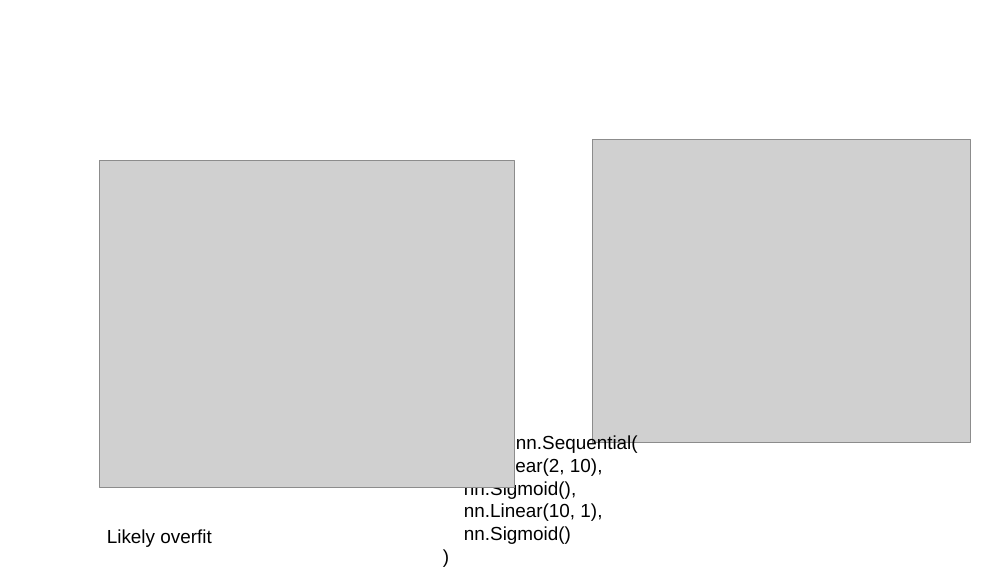
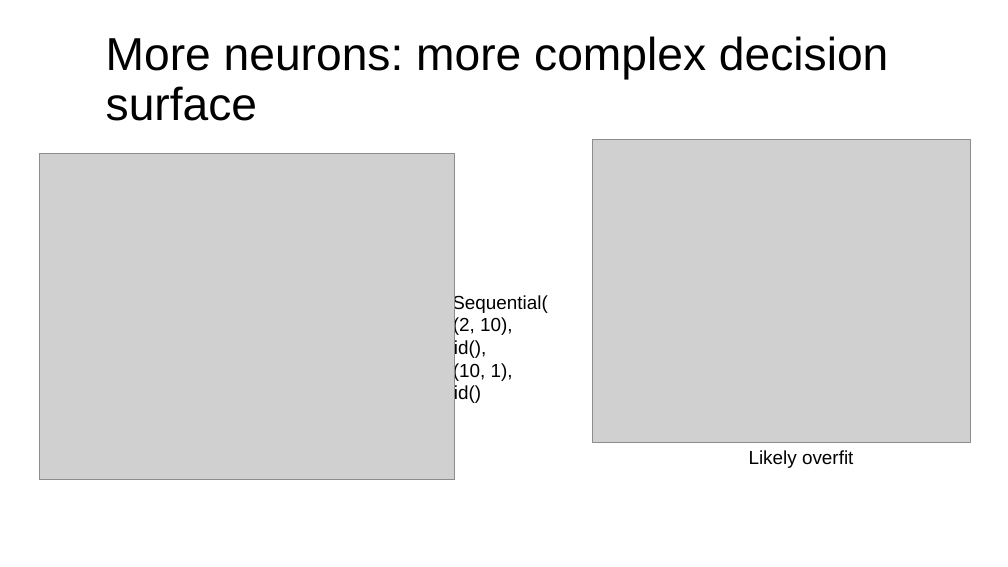
Before and after one commit to parrt/fundamentals-of-deep-learning, a slide deck: slide 21 of lectures/intro.pptx (slide 18 before the commit). Drawn at 1008x567 pixels with LibreOffice and Linux fonts; fonts in the diff are those of the drawing; grey boxes stand for pictures; background and template pictures are left out. Boxes give left, top, right and bottom in pixels: in the first picture for what was removed or moved away, otherwise in the second. Text is boxed around its words. In the diff, an @@ line names an element or a change of style, - is before the commit and + after.

```diff
--- a/lectures/intro.pptx
+++ b/lectures/intro.pptx
@@ title added at (106, 36, 888, 121), 44 pt, text #000000 @@
+More neurons: more complex decision surface
@@ picture: place and size @@
-picture at (100, 161, 515, 488)
+picture at (40, 154, 455, 480)
@@ text "model = nn.Sequential(": place and size @@
-text "model = nn.Sequential(" at (464, 435, 638, 544)
+text "model = nn.Sequential(" at (374, 294, 548, 404)
@@ text "Likely overfit": place and size @@
-text "Likely overfit" at (107, 529, 211, 547)
+text "Likely overfit" at (749, 450, 853, 468)
```
Also in this commit, not shown: 12 other slides changed, 7 slides added, 4 slides removed, 8 other files.
